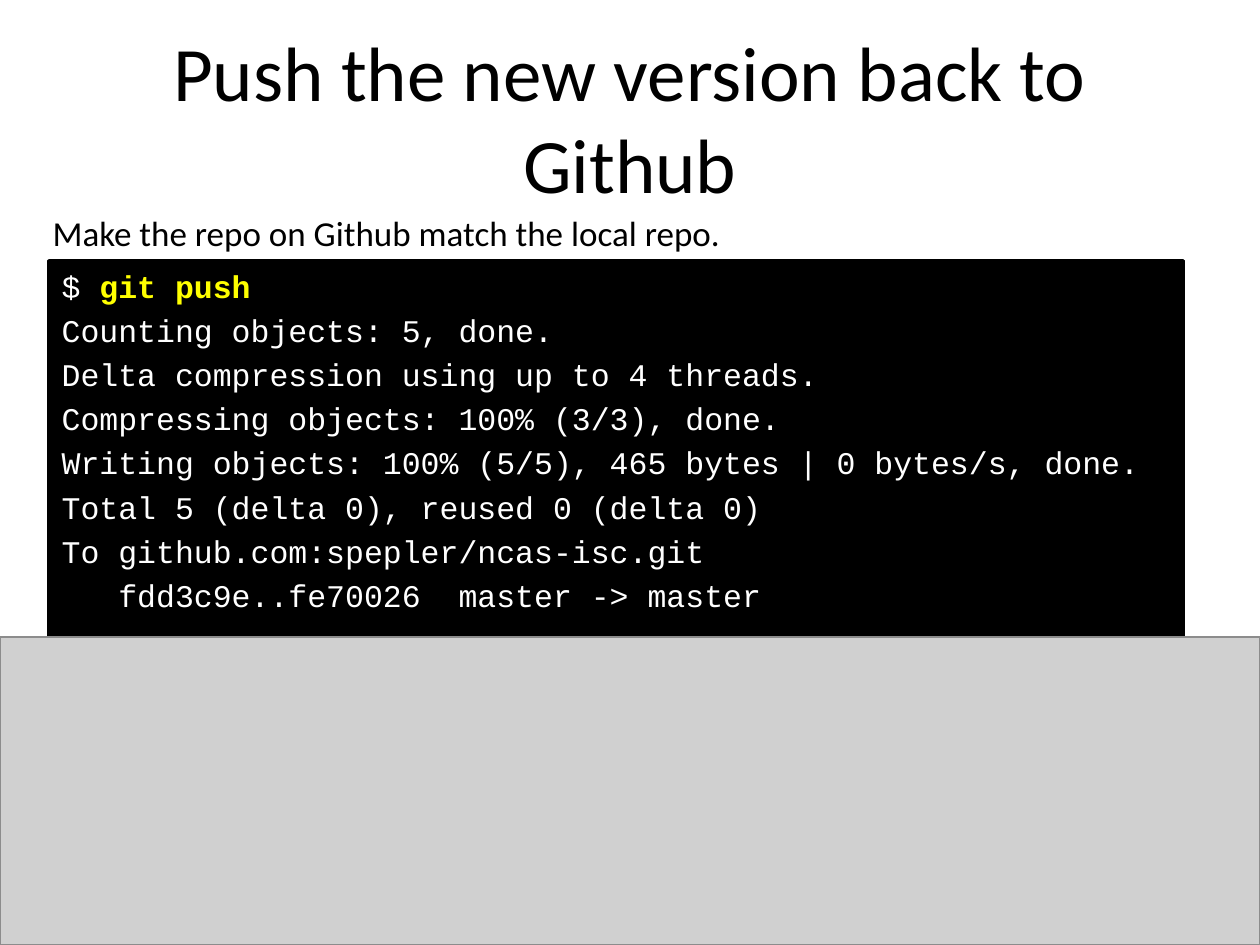
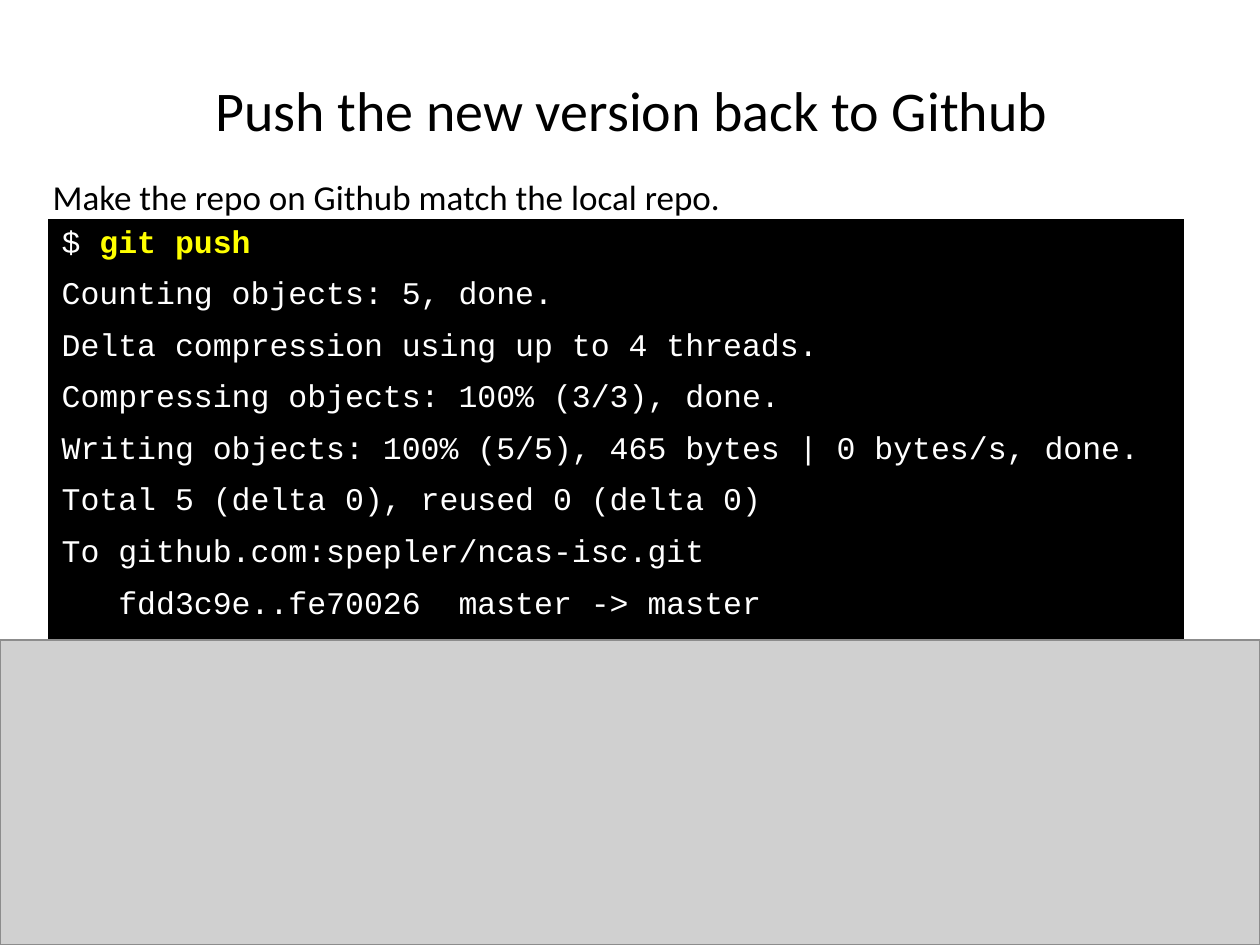
Before and after one commit to ncasuk/ncas-isc, a slide deck: slide 27 of shell/presentations/01_git2.pptx. Drawn at 1260x945 pixels with LibreOffice and Linux fonts; fonts in the diff are those of the drawing; grey boxes stand for pictures; background and template pictures are left out. Boxes give left, top, right and bottom in pixels: in the first picture for what was removed or moved away, otherwise in the second. Text is boxed around its words. In the diff, an @@ line names an element or a change of style, - is before the commit and + after.

```diff
--- a/shell/presentations/01_git2.pptx
+++ b/shell/presentations/01_git2.pptx
@@ title "Push the new version back ...": place and size @@
-title "Push the new version back ..." at [173, 47, 1086, 194]
+title "Push the new version back ..." at [215, 92, 1047, 132]
@@ title "Push the new version back ..." at [215, 92, 1047, 132]: size 44 to 32 pt; line spacing 1 to 0.9 @@
@@ text "Make the repo on Github ...": place and size @@
-text "Make the repo on Github ..." at [53, 221, 720, 252]
+text "Make the repo on Github ..." at [53, 185, 720, 216]
@@ text "$ git push": place and size @@
-text "$ git push" at [62, 275, 1139, 608]
+text "$ git push" at [49, 219, 1183, 645]
@@ text "$ git push" at [49, 219, 1183, 645]: line spacing 1 to 0.9; more space between paragraphs; fill none to #000000; outline none to #000000 1 pt @@
```
Also in this commit, not shown: 39 other slides changed, 4 other files.
